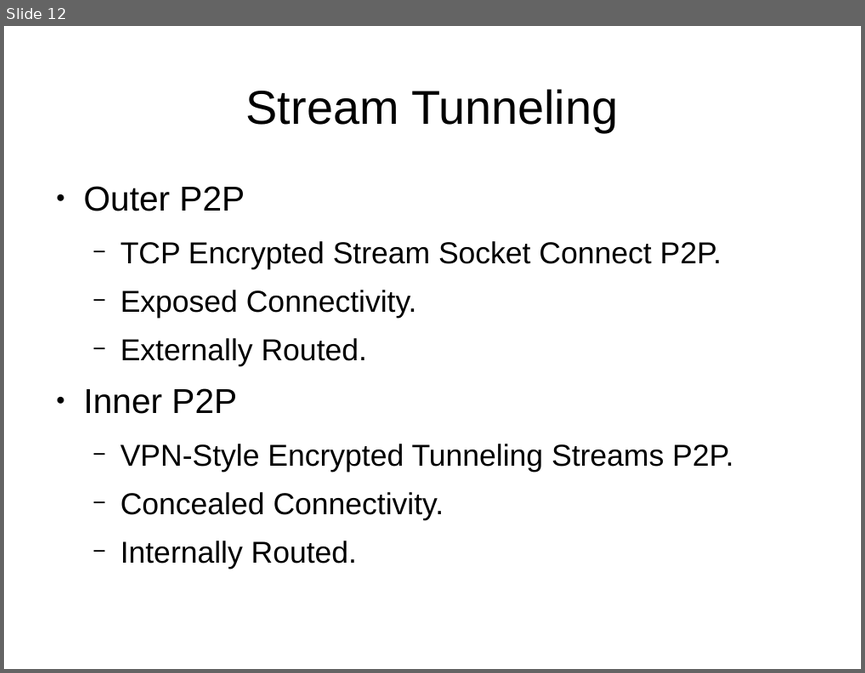
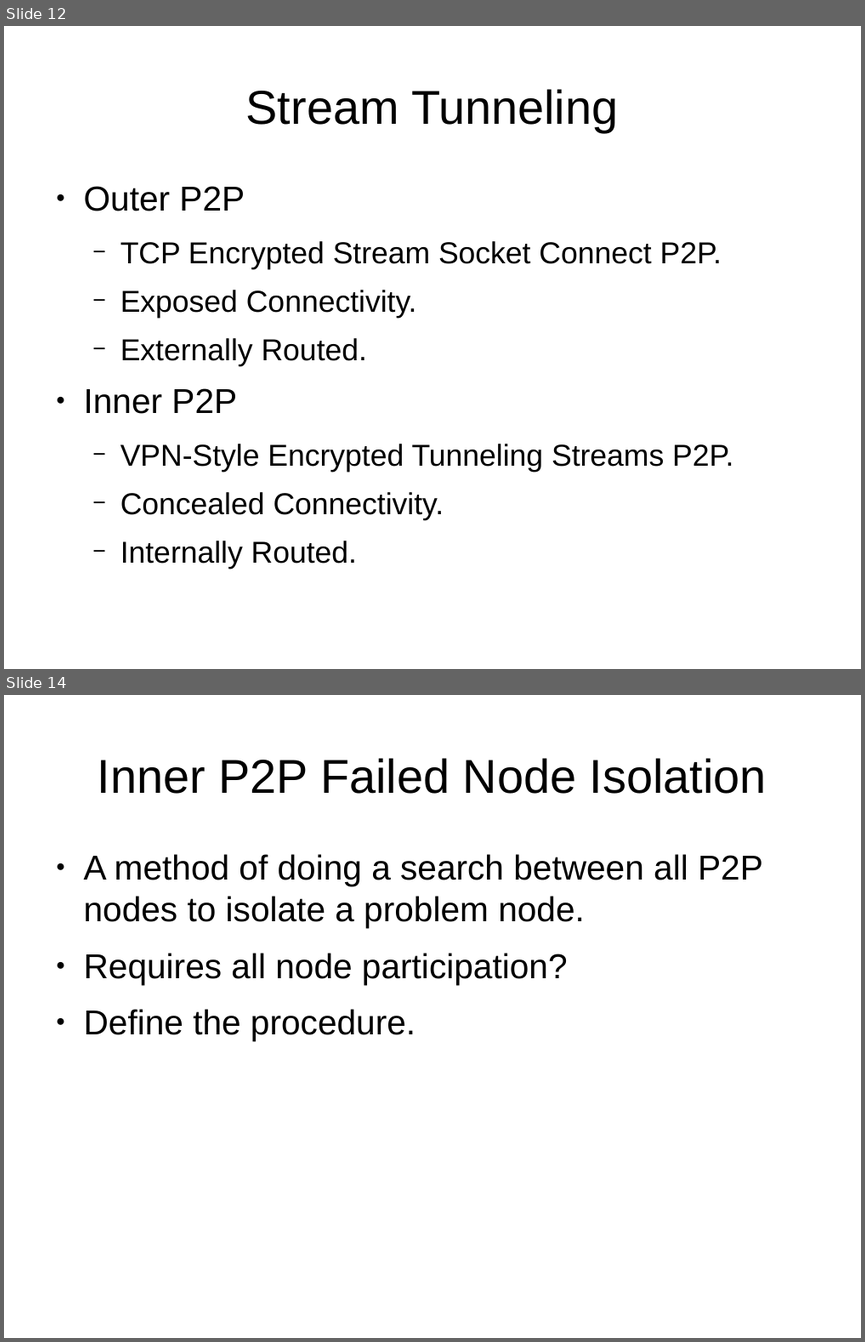
Before and after one commit to 8bitgeek/hive, a slide deck: docs/hive-slides.odp. Shown one above the other, each under a label of ours: slide 12 before the commit, slides 12 and 14 after it; the slides between them are not shown. The pictures are 865x673 and 865x1342 pixels, drawn with LibreOffice and Linux fonts; fonts in the diff are those of the drawing; background and template pictures are left out. Boxes give left, top, right and bottom in pixels: in the first picture for what was removed or moved away, otherwise in the second. Text is boxed around its words. In the diff, an @@ line names an element or a change of style, - is before the commit and + after.

```diff
--- a/docs/hive-slides.odp
+++ b/docs/hive-slides.odp
@@ slide 14 added at [4, 695, 861, 1338], background #FFFFFF @@
@@ title added at [98, 758, 766, 794], 44 pt, text #000000 @@
+Inner P2P Failed Node Isolation
@@ text added at [84, 854, 763, 1041], 32 pt, text #000000 @@
+● A method of doing a search between all P2P nodes to isolate a problem node.
+● Requires all node participation?
+● Define the procedure.
```
Also in this commit, not shown: 1 slide changed, 2 other slides added.
